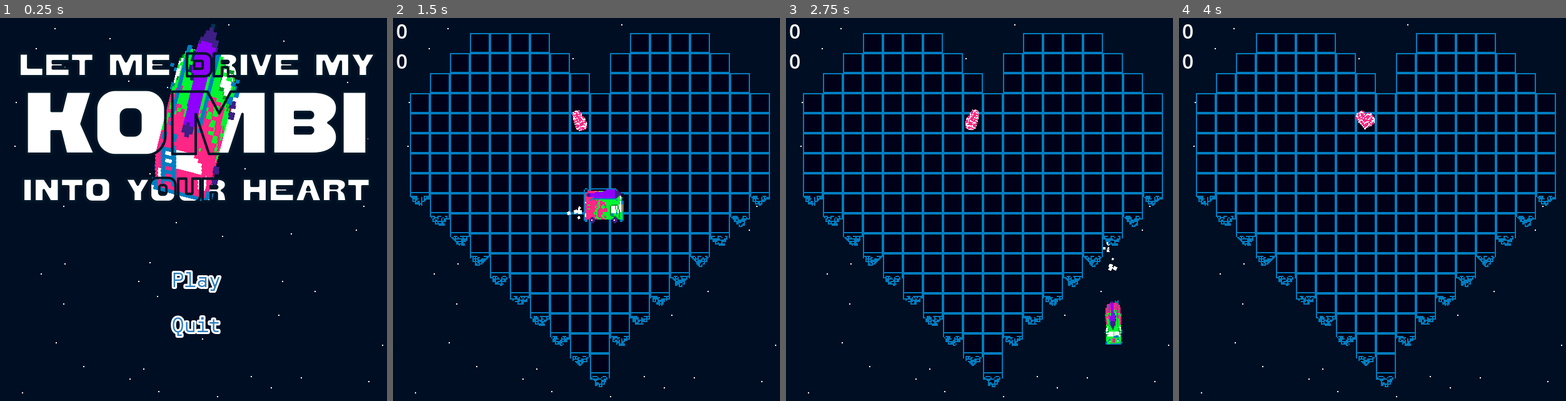
Above: before the commit, frames 1-4 (left to right).
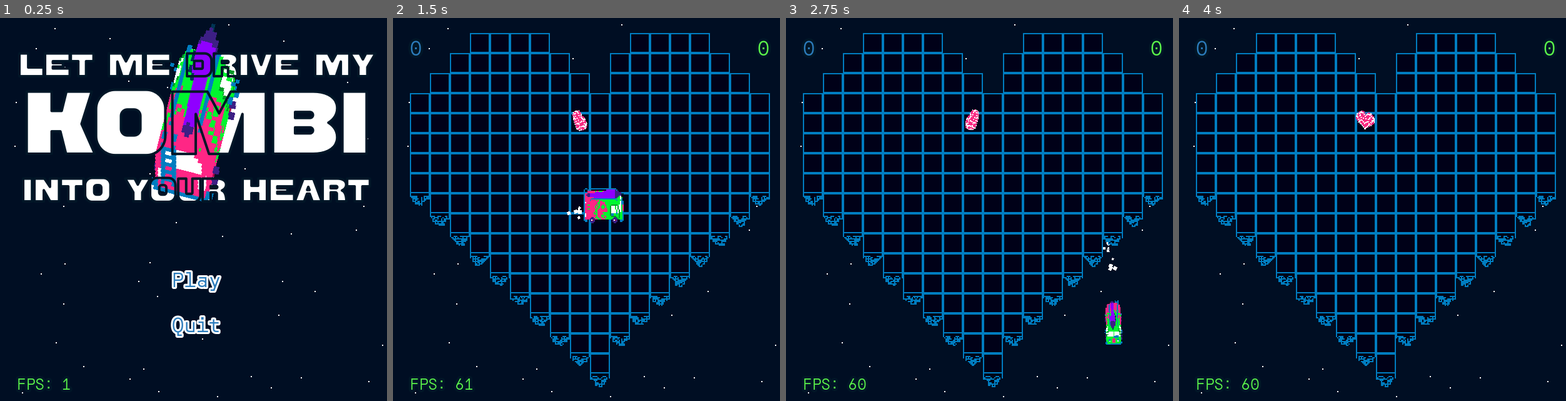
Above: after the commit, the same moments.

Repository: YhagoTomasini/kombi_into_your_heart
Game: Godot game, scene res://Scenes/TelaInicial.tscn
Same seed, same stepped clock (60 frames per second), same inputs: the game is played once before the commit and once after it.
Inputs (mouse positions are in pixels of both pictures, inside the frame that each line leads up to):
- Up to frame 1 (0.25 s): no input
- Up to frame 2 (1.5 s): click "Play" at 0.5 s; tap Enter (ui_accept) at 1.25 s; move the mouse to (679, 190) at 1.27 s; hold Right (ui_right) from 1.28 s (still down)
- Up to frame 3 (2.75 s): tap Enter (ui_accept) at 1.52, 2.27 s; move the mouse to (902, 232) at 2.02 s; release Right (ui_right) at 2.03 s; hold Down (ui_down) from 2.03 s (still down)
- Up to frame 4 (4 s): move the mouse to (1415, 125) at 2.77 s; release Down (ui_down) at 2.78 s; hold Right (ui_right) 2.78-3.53 s; move the mouse to (1357, 293) at 3.52 s; hold Up (ui_up) from 3.53 s (still down); tap Enter (ui_accept) at 3.77 s

The runs differ from the first frame. In frame 1, 0.1% of the frame differs, in the area x 4-19%, y 94-98%; in frame 2, 0.3%; in frame 3, 0.4%, in the area x 0-98%, y 1-98%; in frame 4, 0.4%.

Commit message:
beta0.1.2

Diff:
--- a/Scenes/TelaInicial.tscn
+++ b/Scenes/TelaInicial.tscn
@@ -8,6 +8,7 @@
 [ext_resource type="AudioStream" uid="uid://oe2xdgcsdpn5" path="res://Sons/buttonSFx1.wav" id="5_kgbfw"]
 [ext_resource type="AudioStream" uid="uid://hpd68ot4lay0" path="res://Sons/KIYH-RoseTheme.wav" id="6_f3h5w"]
 [ext_resource type="AudioStream" uid="uid://dbpblojo0kuor" path="res://Sons/buttonSFx2.wav" id="6_safe0"]
+[ext_resource type="PackedScene" uid="uid://dwpwscc50q2yg" path="res://Scenes/contador_de_fps.tscn" id="9_edtt2"]
 
 [sub_resource type="LabelSettings" id="LabelSettings_3w7t3"]
 line_spacing = 0.0
@@ -179,6 +180,8 @@
 [node name="AudioRose" type="AudioStreamPlayer2D" parent="."]
 stream = ExtResource("6_f3h5w")
 
+[node name="Contador De FPS" parent="." instance=ExtResource("9_edtt2")]
+
 [connection signal="mouse_entered" from="VBoxContainer2/boxbotoes/play" to="." method="_on_play_mouse_entered"]
 [connection signal="pressed" from="VBoxContainer2/boxbotoes/play" to="." method="_on_play_pressed"]
 [connection signal="mouse_entered" from="VBoxContainer2/boxbotoes/quit" to="." method="_on_quit_mouse_entered"]
--- a/Scenes/cena_jogo_2.tscn
+++ b/Scenes/cena_jogo_2.tscn
@@ -7,6 +7,8 @@
 [ext_resource type="PackedScene" uid="uid://cddua5bnmehrd" path="res://Scenes/deathCollider.tscn" id="5_872sb"]
 [ext_resource type="Texture2D" uid="uid://bndmkckd1qn3w" path="res://Images/Fundo1.png" id="6_rc4wf"]
 [ext_resource type="AudioStream" uid="uid://bx6owwhumjuvm" path="res://Sons/KIYH-GregTheme.wav" id="7_j8kjp"]
+[ext_resource type="FontFile" uid="uid://bdkx4uomftex0" path="res://fonts/Orbit-Regular.ttf" id="7_paw35"]
+[ext_resource type="PackedScene" uid="uid://dwpwscc50q2yg" path="res://Scenes/contador_de_fps.tscn" id="9_bd7rp"]
 
 [sub_resource type="TileSetScenesCollectionSource" id="TileSetScenesCollectionSource_5plw1"]
 scenes/1/scene = ExtResource("2_pqulc")
@@ -25,6 +27,18 @@
 
 [sub_resource type="TileSet" id="TileSet_e6oi7"]
 sources/0 = SubResource("TileSetScenesCollectionSource_jbqh5")
+
+[sub_resource type="LabelSettings" id="LabelSettings_0rr6d"]
+font = ExtResource("7_paw35")
+font_color = Color(0.172549, 0.486275, 0.737255, 1)
+outline_size = 8
+outline_color = Color(0.00392157, 0.0862745, 0.152941, 1)
+
+[sub_resource type="LabelSettings" id="LabelSettings_eyfit"]
+font = ExtResource("7_paw35")
+font_color = Color(0.360784, 0.964706, 0.290196, 1)
+outline_size = 8
+outline_color = Color(0.00392157, 0.0862745, 0.152941, 1)
 
 [node name="CenaJogo2" type="Node2D"]
 script = ExtResource("1_x16vc")
@@ -59,26 +73,32 @@
 tile_map_data = PackedByteArray("AAABAAkAAAAAAAAAAQAAAAQAAAAAAAAAAQAAAAUAAAAAAAAAAQAAAAYAAAAAAAAAAQAAAAcAAAAAAAAAAQAAAA …(1168 unchanged characters)…
 tile_set = SubResource("TileSet_e6oi7")
 
-[node name="CanvasLayer" type="CanvasLayer" parent="."]
+[node name="HBoxContainer" type="HBoxContainer" parent="."]
+anchors_preset = 10
+anchor_right = 1.0
+offset_left = 16.0
+offset_top = 16.0
+offset_right = 304.0
+offset_bottom = 39.0
+grow_horizontal = 2
 
-[node name="ScoreValue" type="Label" parent="CanvasLayer"]
+[node name="ScoreValue" type="Label" parent="HBoxContainer"]
 unique_name_in_owner = true
 z_index = 6
-offset_left = 5.0
-offset_top = 28.0
-offset_right = 45.0
-offset_bottom = 51.0
+layout_mode = 2
 text = "0"
+label_settings = SubResource("LabelSettings_0rr6d")
 
-[node name="HighScoreValue" type="Label" parent="CanvasLayer"]
+[node name="HighScoreValue" type="Label" parent="HBoxContainer"]
 unique_name_in_owner = true
 z_index = 6
-offset_left = 5.0
-offset_top = 4.0
-offset_right = 45.0
-offset_bottom = 27.0
+layout_mode = 2
+size_flags_horizontal = 10
 text = "0"
+label_settings = SubResource("LabelSettings_eyfit")
 
 [node name="AudioGreg" type="AudioStreamPlayer2D" parent="."]
 stream = ExtResource("7_j8kjp")
 volume_db = -2.0
+
+[node name="Contador De FPS" parent="." instance=ExtResource("9_bd7rp")]
--- /dev/null
+++ b/Scenes/contador_de_fps.tscn
@@ -0,0 +1,32 @@
+[gd_scene load_steps=4 format=3 uid="uid://dwpwscc50q2yg"]
+
+[ext_resource type="Script" path="res://Scripts/contador_de_fps.gd" id="1_t5rk2"]
+[ext_resource type="FontFile" uid="uid://bdkx4uomftex0" path="res://fonts/Orbit-Regular.ttf" id="2_edjas"]
+
+[sub_resource type="LabelSettings" id="LabelSettings_b1uye"]
+font = ExtResource("2_edjas")
+font_size = 12
+font_color = Color(0.360784, 0.964706, 0.290196, 1)
+outline_size = 8
+outline_color = Color(0.00392157, 0.0862745, 0.152941, 1)
+
+[node name="Contador De FPS" type="CanvasLayer"]
+script = ExtResource("1_t5rk2")
+
+[node name="Control" type="Control" parent="."]
+layout_mode = 3
+anchors_preset = 2
+anchor_top = 1.0
+anchor_bottom = 1.0
+offset_left = 16.0
+offset_top = -32.0
+offset_right = 40.0
+offset_bottom = -16.0
+grow_vertical = 0
+
+[node name="Label" type="Label" parent="Control"]
+layout_mode = 0
+offset_right = 40.0
+offset_bottom = 23.0
+theme_override_font_sizes/font_size = 1
+label_settings = SubResource("LabelSettings_b1uye")
--- a/Scenes/kombi.tscn
+++ b/Scenes/kombi.tscn
@@ -2,7 +2,7 @@
 
 [ext_resource type="Script" path="res://Scripts/kombi.gd" id="1_8i674"]
 [ext_resource type="PackedScene" uid="uid://xgp087rsvcxd" path="res://Scenes/kombi_render.tscn" id="1_owjbu"]
-[ext_resource type="Script" path="res://Scenes/audHeart.gd" id="3_yxiks"]
+[ext_resource type="Script" path="res://Scripts/audHeart.gd" id="3_yxiks"]
 [ext_resource type="AudioStream" uid="uid://ws1bmvmgdwga" path="res://Sons/heartSFx.wav" id="4_qnbtb"]
 [ext_resource type="AudioStream" uid="uid://c60dj3m0x81nd" path="res://Sons/car-horn-beep-beep-two-beeps-honk-honk-6188.mp3" id="5_kg8v4"]
 [ext_resource type="AudioStream" uid="uid://cko3smyk2ddp7" path="res://Sons/motor-loop-83480.mp3" id="5_yd2fy"]
--- a/Scenes/tela_final.tscn
+++ b/Scenes/tela_final.tscn
@@ -8,6 +8,7 @@
 [ext_resource type="PackedScene" uid="uid://b4wt0wcds2g60" path="res://Scenes/heart_render.tscn" id="5_60yaj"]
 [ext_resource type="AudioStream" uid="uid://dbpblojo0kuor" path="res://Sons/buttonSFx2.wav" id="6_n21oi"]
 [ext_resource type="AudioStream" uid="uid://hpd68ot4lay0" path="res://Sons/KIYH-RoseTheme.wav" id="8_0vpqj"]
+[ext_resource type="PackedScene" uid="uid://dwpwscc50q2yg" path="res://Scenes/contador_de_fps.tscn" id="9_3u71d"]
 
 [sub_resource type="LabelSettings" id="LabelSettings_lo4f2"]
 line_spacing = 0.0
@@ -235,6 +236,8 @@
 [node name="AudioRose" type="AudioStreamPlayer2D" parent="."]
 stream = ExtResource("8_0vpqj")
 
+[node name="Contador De FPS" parent="." instance=ExtResource("9_3u71d")]
+
 [connection signal="mouse_entered" from="VBoxContainer2/boxBotoes/replay" to="." method="_on_replay_mouse_entered"]
 [connection signal="pressed" from="VBoxContainer2/boxBotoes/replay" to="." method="_on_replay_pressed"]
 [connection signal="mouse_entered" from="VBoxContainer2/boxBotoes/menu" to="." method="_on_menu_mouse_entered"]
--- /dev/null
+++ b/Scripts/contador_de_fps.gd
@@ -0,0 +1,12 @@
+extends CanvasLayer
+
+
+@onready var texto_do_contador_de_fps : Label = $Control/Label
+var contador_de_fps : float = 0.0
+
+func _process(delta: float) -> void:
+	mostrar_fps()
+
+func mostrar_fps() -> void:
+	contador_de_fps = Engine.get_frames_per_second()
+	texto_do_contador_de_fps.text = "FPS: " + str(contador_de_fps)
Not shown: 1 places in Scenes/TelaInicial.tscn that only renumber resources
Not shown: 1 places in Scenes/cena_jogo_2.tscn that only renumber resources
Not shown: 1 places in Scenes/tela_final.tscn that only renumber resources
Renamed: Scenes/audHeart.gd -> Scripts/audHeart.gd
